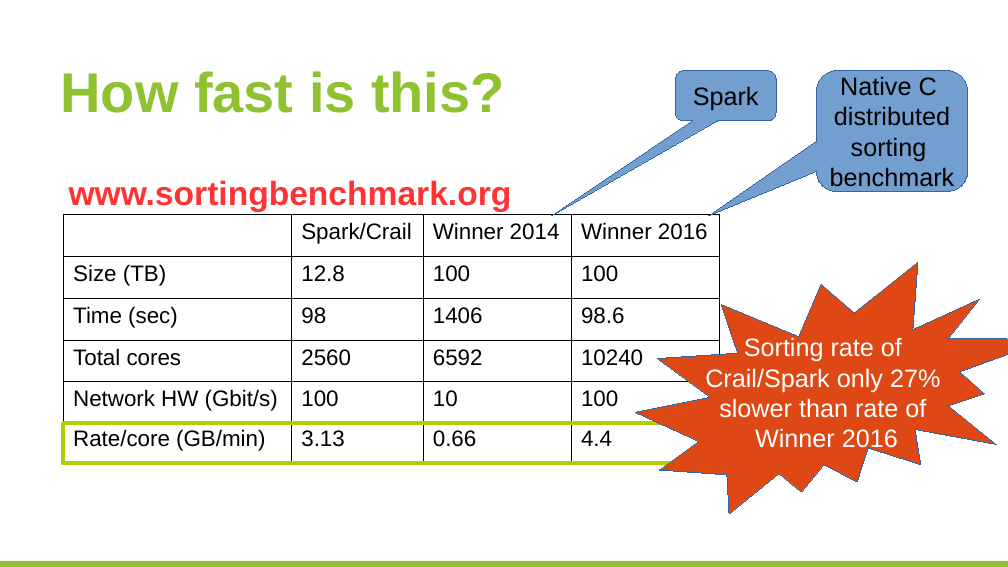
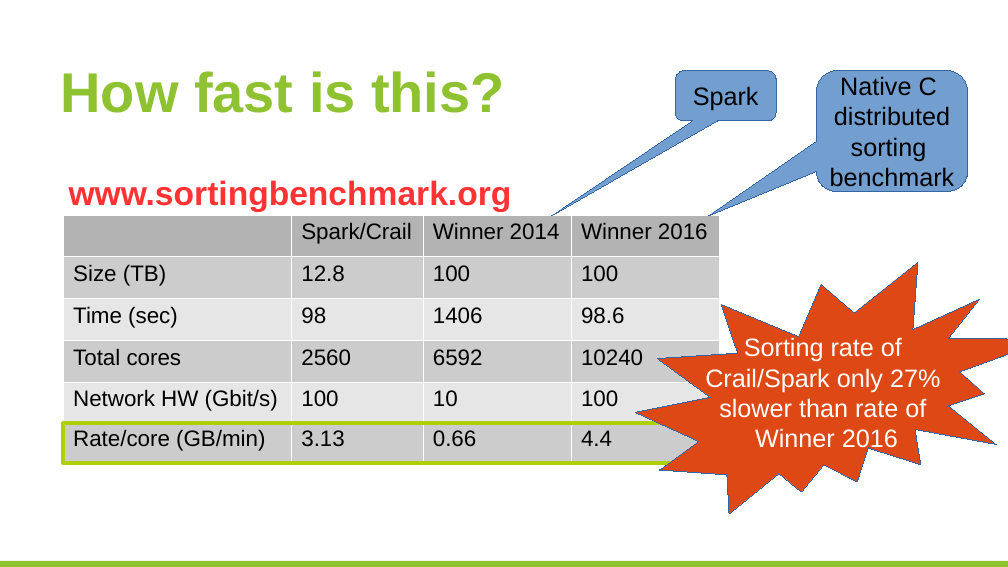
Before and after one commit to huangyibo/spark-summit-17, a slide deck: slide 24 of template.odp. Drawn at 1008x567 pixels with LibreOffice and Linux fonts; fonts in the diff are those of the drawing; background and template pictures are left out. Boxes give left, top, right and bottom in pixels: in the first picture for what was removed or moved away, otherwise in the second. Text is boxed around its words. In the diff, an @@ line names an element or a change of style, - is before the commit and + after.

```diff
--- a/template.odp
+++ b/template.odp
@@ table at bbox=[64, 215, 719, 464] @@
@@ fill none to #B3B3B3 in 3 cells @@
@@ fill none to #CCCCCC in 12 cells @@
@@ fill none to #E6E6E6 in 8 cells @@
@@ borders changed @@
```
Also in this commit, not shown: 4 other slides changed, 1 other file.
